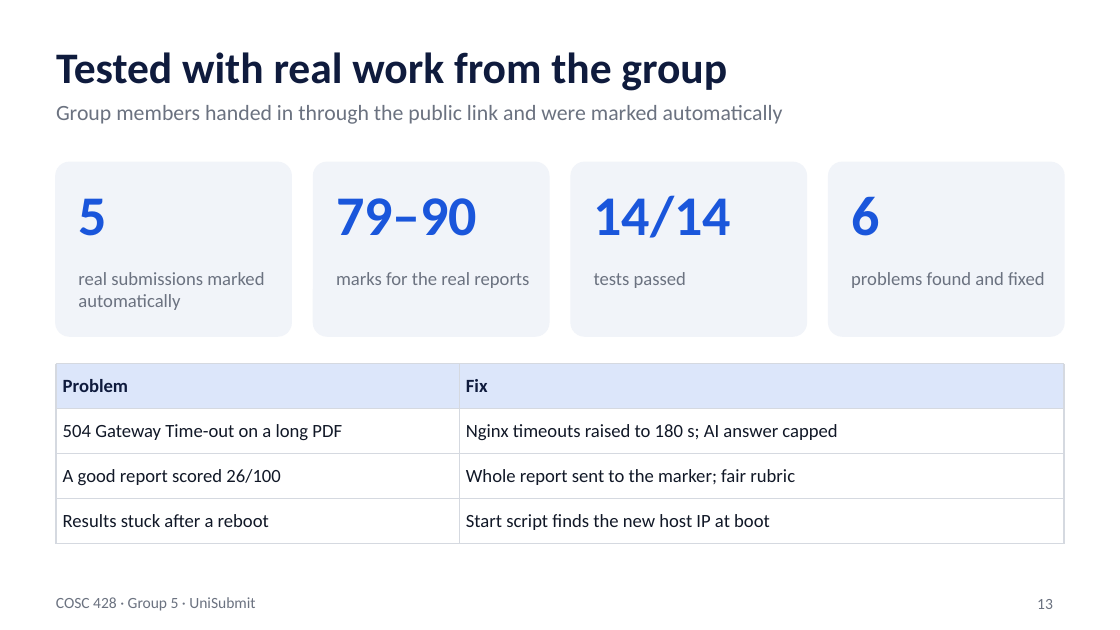
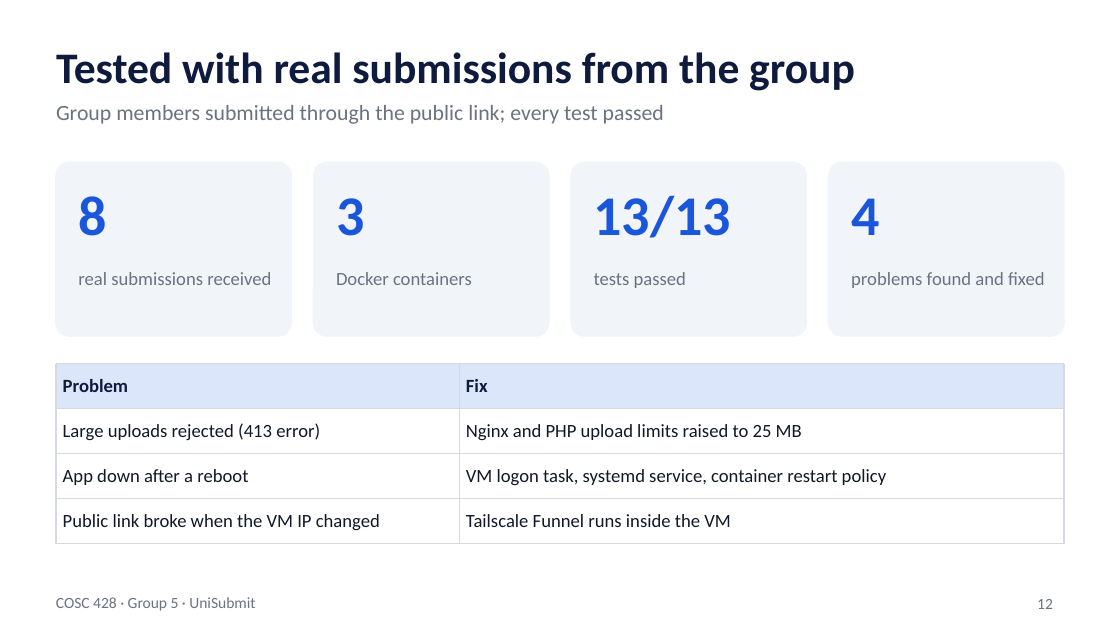
Before and after one commit to IRIR-Java/unisubmit, a slide deck: slide 12 of docs/COSC428_Group5_UniSubmit_Slides.pptx (slide 13 before the commit). Drawn at 1120x630 pixels with LibreOffice and Linux fonts; fonts in the diff are those of the drawing. Boxes give left, top, right and bottom in pixels: in the first picture for what was removed or moved away, otherwise in the second. Text is boxed around its words. In the diff, an @@ line names an element or a change of style, - is before the commit and + after.

```diff
--- a/docs/COSC428_Group5_UniSubmit_Slides.pptx
+++ b/docs/COSC428_Group5_UniSubmit_Slides.pptx
@@ title at (56,52,855,91): text changed @@
-Tested with real work from the group
+Tested with real submissions from the group
@@ text at (56,105,664,124): text changed @@
-Group members handed in through the public link and were marked automatically
+Group members submitted through the public link; every test passed
@@ text at (78,196,106,236): text changed @@
-5
+8
@@ text at (336,198,364,236): text changed @@
-79–90
+3
@@ text at (594,195,731,238): text changed @@
-14/14
+13/13
@@ text at (851,198,879,235): text changed @@
-6
+4
@@ text at (78,272,271,285): text changed @@
-real submissions marked automatically
+real submissions received
@@ text at (336,272,472,285): text changed @@
-marks for the real reports
+Docker containers
@@ table at (56,364,1064,534) @@
-row 2, column 1: 504 Gateway Time-out on a long PDF
+row 2, column 1: Large uploads rejected (413 error)
-row 2, column 2: Nginx timeouts raised to 180 s; AI answer capped
+row 2, column 2: Nginx and PHP upload limits raised to 25 MB
-row 3, column 1: A good report scored 26/100
+row 3, column 1: App down after a reboot
-row 3, column 2: Whole report sent to the marker; fair rubric
+row 3, column 2: VM logon task, systemd service, container restart policy
-row 4, column 1: Results stuck after a reboot
+row 4, column 1: Public link broke when the VM IP changed
-row 4, column 2: Start script finds the new host IP at boot
+row 4, column 2: Tailscale Funnel runs inside the VM
@@ page number at (1037,599,1053,609): text changed @@
-13
+12
```
Also in this commit, not shown: 9 other slides changed, 3 slides added, 4 slides removed, 30 other files.
